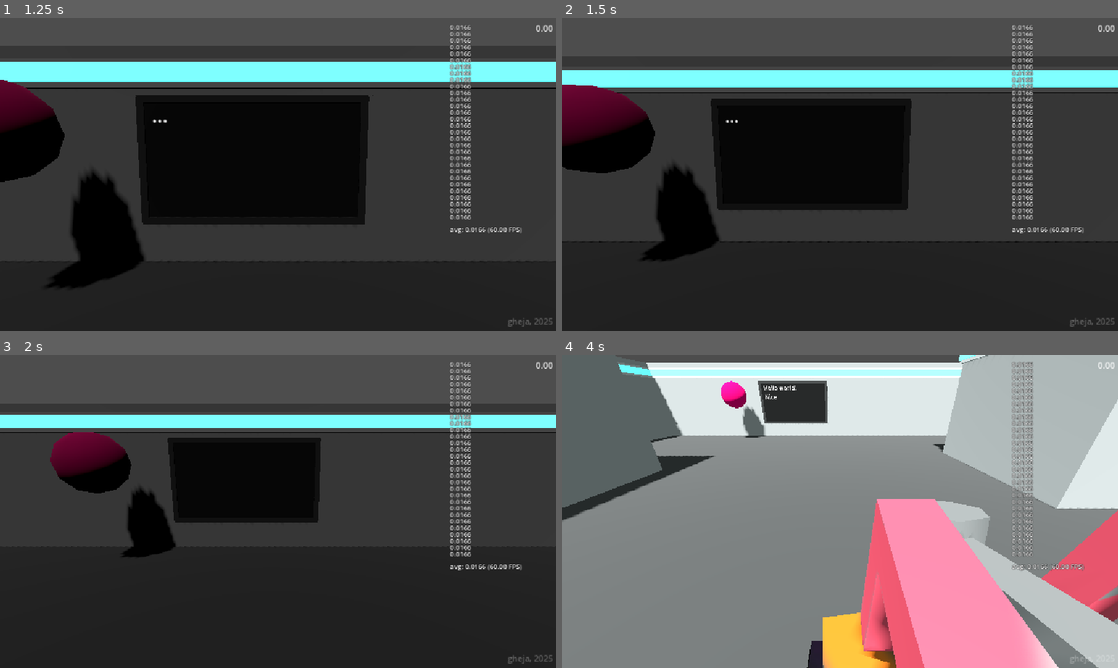
Above: before the commit, frames 1-4 (two rows, left to right).
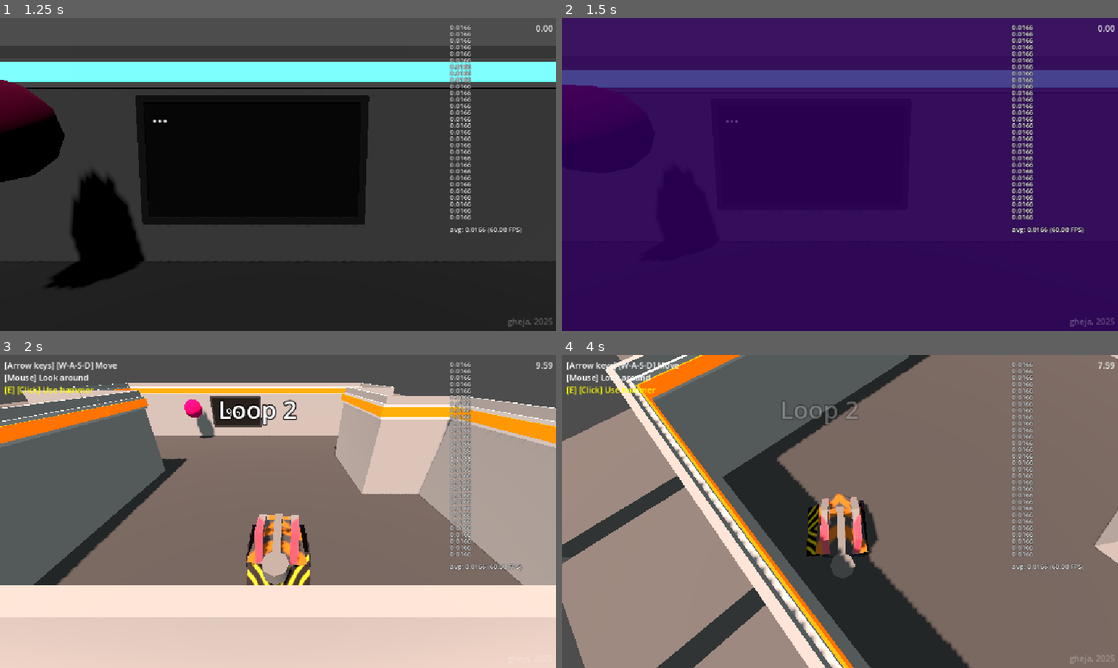
Above: after the commit, the same moments.

Repository: gheja/bot-loop
Game: Godot game, scene res://scenes/main_scene.tscn
Same seed, same stepped clock (60 frames per second), same inputs: the game is played once before the commit and once after it.
Inputs (mouse positions are in pixels of both pictures, inside the frame that each line leads up to):
- Up to frame 1 (1.25 s): move the mouse to (400, 158) at 0.52 s; hold D (move_right) from 0.53 s (still down); tap E (action_primary) at 0.6 s
- Up to frame 2 (1.5 s): move the mouse to (728, 190) at 1.27 s; release D (move_right) at 1.28 s; hold Q (ui_action_back) from 1.28 s (still down); tap E (action_primary) at 1.35 s
- Up to frame 3 (2 s): keep holding Q (ui_action_back)
- Up to frame 4 (4 s): move the mouse to (895, 442) at 2.02 s; release Q (ui_action_back) at 2.03 s; hold D (move_right) 2.03-2.78 s; tap E (action_primary) at 2.1, 2.85, 3.6 s; move the mouse to (812, 574) at 2.77 s; hold W (move_up) 2.78-3.53 s; move the mouse to (1006, 558) at 3.52 s; hold A (move_left) from 3.53 s (still down)

Frame 1 is identical in both runs. In frame 2, 99% of the frame differs, in the area x 0-100%, y 0-100%; in frame 3, 87%; in frame 4, 94%.

Commit message:
Implemented player auto-selection when restarting using R

Diff:
--- a/src/autoload/game_state.gd
+++ b/src/autoload/game_state.gd
@@ -8,6 +8,7 @@
 
 var loops = 0
 var current_level_index = 0
+var auto_select_player_index = -1
 var play_intro = true
 var state = GameState.STATE_INTRO
 
--- a/src/scenes/main_scene.gd
+++ b/src/scenes/main_scene.gd
@@ -12,6 +12,7 @@
 @export var level_list: Array[PackedScene]
 
 var current_level: LevelClass
+var current_player_index: int = -1
 
 func _ready() -> void:
 	var level = level_list[GameState.current_level_index].instantiate()
@@ -44,6 +45,9 @@
 	else:
 		start_player_selection()
 
+	# forget player auto-selection
+	GameState.auto_select_player_index = -1
+
 func get_available_player_indexes():
 	var result = []
 
@@ -54,8 +58,15 @@
 
 func start_player_selection():
 	GameState.state = GameState.STATE_PLAYER_SELECTION
+
+	# this one has the highest priority
+	if GameState.auto_select_player_index != -1:
+		set_active_player(GameState.auto_select_player_index)
+		return
+
 	var player_indexes = get_available_player_indexes()
 
+	# if we only have one palyer, select that
 	if player_indexes.size() == 1:
 		set_active_player(player_indexes[0])
 		return
@@ -183,6 +194,10 @@
 
 func _process(delta: float) -> void:
 	if Input.is_action_just_pressed("ui_action_restart"):
+		GameState.auto_select_player_index = current_player_index
+		restart_pressed()
+
+	if Input.is_action_just_pressed("ui_action_back"):
 		restart_pressed()
 
 	if GameState.state == GameState.STATE_PLAYER_SELECTION:
